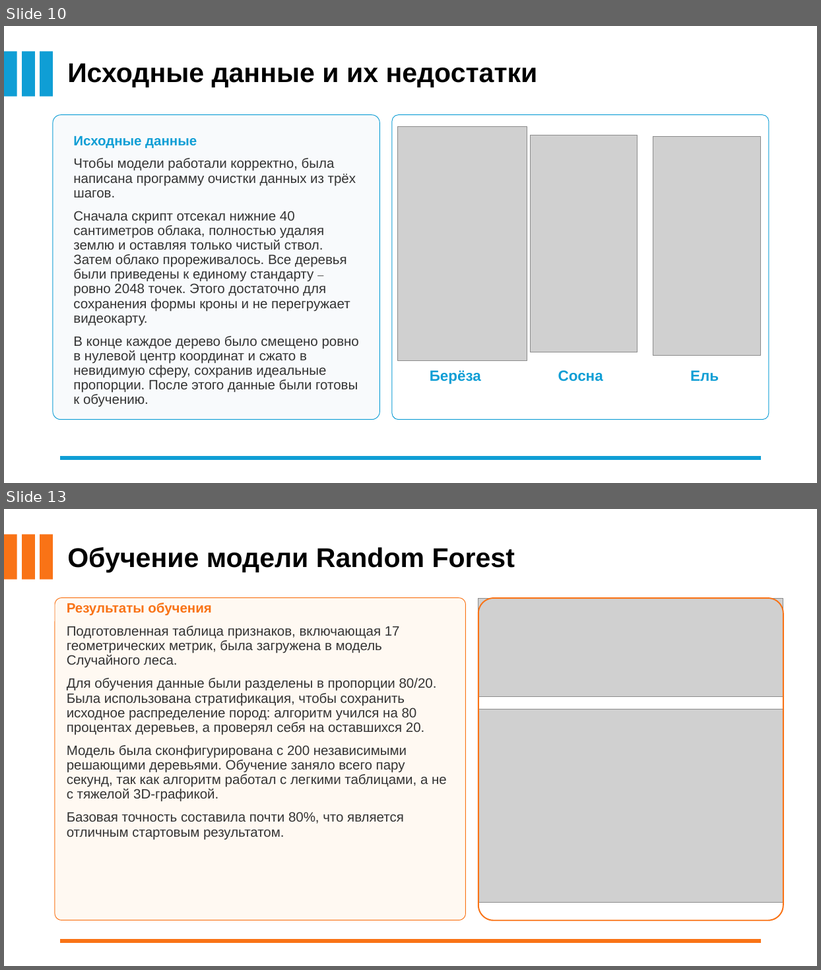
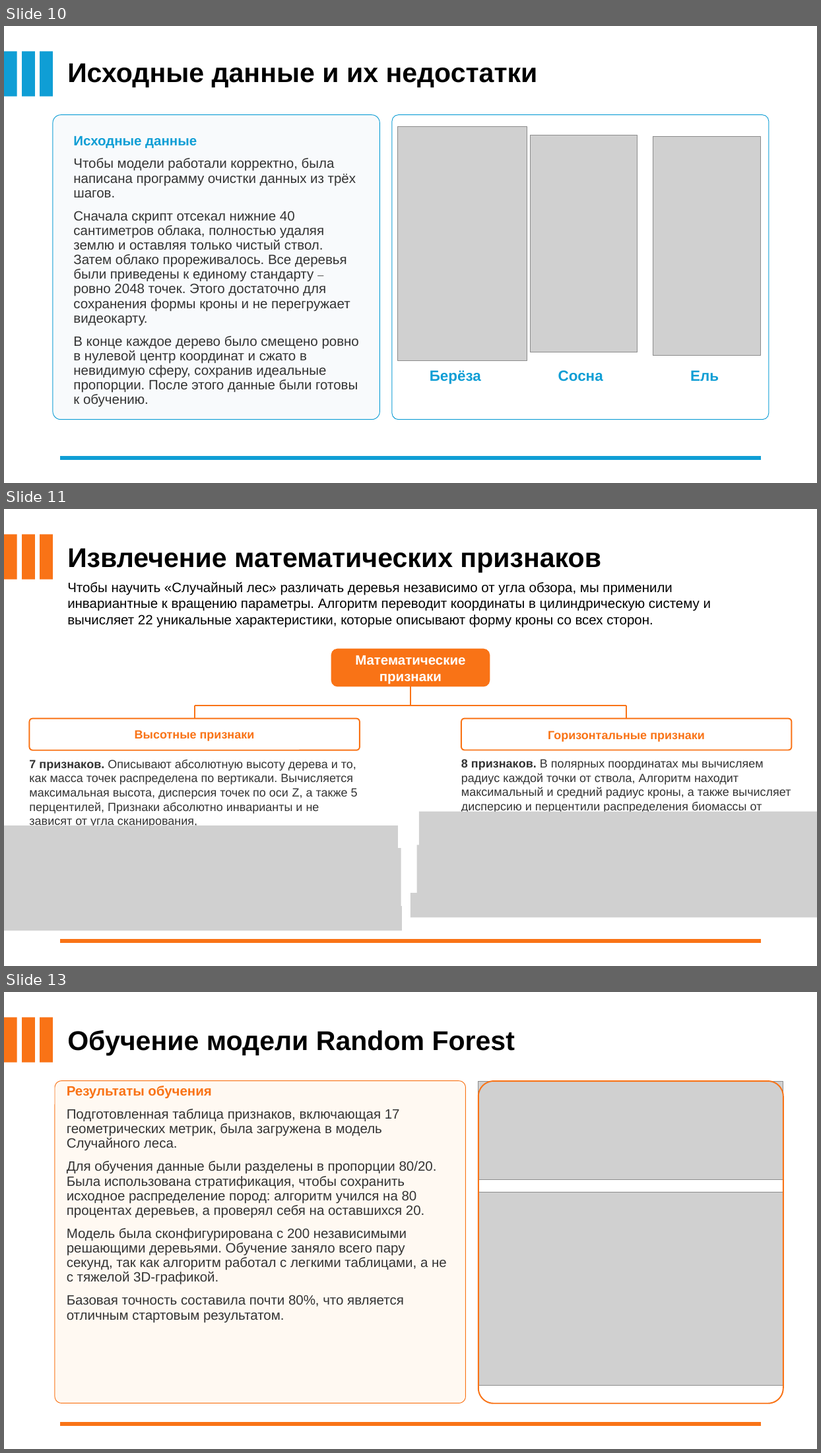
Before and after one commit to NotTheStas/COURSEPROJECT, a slide deck: ПрезентацияГречихинИСИвановаОГ.pptx. Shown one above the other, each under a label of ours: slides 10 and 13 before the commit, slides 10, 11 and 13 after it; the slides between them are not shown. The pictures are 821x970 and 821x1453 pixels, drawn with LibreOffice and Linux fonts; fonts in the diff are those of the drawing; grey boxes stand for pictures; background and template pictures are left out. Boxes give left, top, right and bottom in pixels: in the first picture for what was removed or moved away, otherwise in the second. Text is boxed around its words. In the diff, an @@ line names an element or a change of style, - is before the commit and + after.

```diff
--- a/ПрезентацияГречихинИСИвановаОГ.pptx
+++ b/ПрезентацияГречихинИСИвановаОГ.pptx
@@ slide 11 added at [4,509,817,966], background picture (left out) @@
@@ group added at [4,535,601,580]: 3 rectangles, 1 text @@
+Извлечение математических признаков
@@ text added at [67,582,711,628], 16 pt, text #000000 @@
+Чтобы научить «Случайный лес» различать деревья независимо от угла обзора, мы применили инвариантные к вращению параметры. Алгоритм переводит координаты в цилиндрическую систему и вычисляет 22 уникальные характеристики, которые описывают форму кроны со всех сторон.
@@ rounded rectangle added at [331,649,490,687], fill #F97316 @@
@@ text added at [355,656,465,685], 16 pt, text #FFFFFF, bold @@
+Математические признаки
@@ line added from (194, 706) to (194, 719), #F97316 1.5 pt @@
@@ line added from (194, 706) to (627, 706), #F97316 1.5 pt @@
@@ line added from (411, 687) to (411, 706), #F97316 1.5 pt @@
@@ line added from (627, 706) to (627, 719), #F97316 1.5 pt @@
@@ rounded rectangle added at [30,719,360,751], outline #F97316 1.5 pt @@
@@ rounded rectangle added at [461,719,792,751], outline #F97316 1.5 pt @@
@@ text added at [135,730,255,741], 14 pt, text #F97316, bold @@
+Высотные признаки
@@ text added at [548,731,705,742], 14 pt, text #F97316, bold @@
+Горизонтальные признаки
@@ text added at [29,760,358,828], 14 pt, text #333333 @@
+7 признаков. Описывают абсолютную высоту дерева и то, как масса точек распределена по вертикали. Вычисляется максимальная высота, дисперсия точек по оси Z, а также 5 перцентилей, Признаки абсолютно инварианты и не зависят от угла сканирования,
@@ text added at [461,759,791,813], 14 pt, text #333333 @@
+8 признаков. В полярных поординатах мы вычисляем радиус каждой точки от ствола, Алгоритм находит максимальный и средний радиус кроны, а также вычисляет дисперсию и перцентили распределения биомассы от центра к краям
@@ picture added at [419,811,817,855] @@
@@ picture added at [4,826,398,851] @@
@@ picture added at [417,845,817,896] @@
@@ picture added at [4,848,401,906] @@
@@ picture added at [411,893,817,918] @@
@@ picture added at [4,907,403,931] @@
@@ line added from (762, 941) to (60, 941), #F97316 4.5 pt @@
```
Also in this commit, not shown: 5 slides changed, 1 slide removed, 1 other file.
